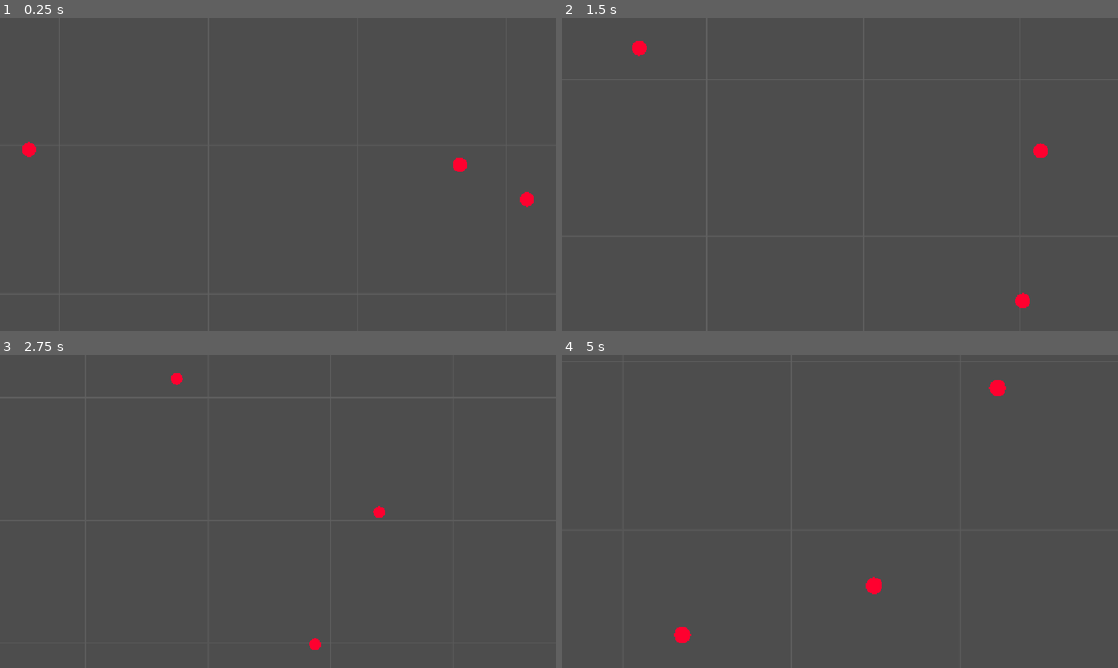
Above: before the commit, frames 1-4 (two rows, left to right).
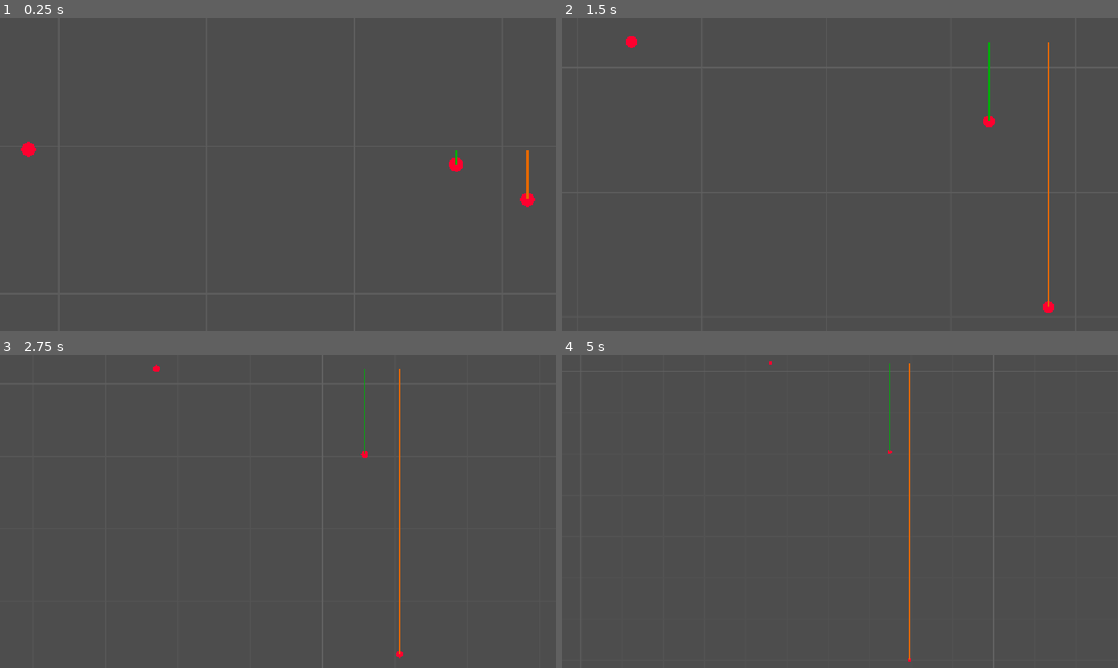
Above: after the commit, the same moments.

Repository: GitCat3/GravSim-godot
Game: Godot game, scene res://Main.tscn
Same seed, same stepped clock (60 frames per second), same inputs: the game is played once before the commit and once after it.
Inputs:
- Up to frame 1 (0.25 s): no input
- Up to frame 2 (1.5 s): no input
- Up to frame 3 (2.75 s): no input
- Up to frame 4 (5 s): no input

The runs differ from the first frame. In frame 1, 0.2% of the frame differs, in the area x 3-97%, y 39-61%; in frame 2, 0.8%, in the area x 11-89%, y 5-95%; in frame 3, 0.5%; in frame 4, 0.7%.
Error after the commit: Cannot call method 'shader_create_from_spirv' on a null value. (res://simulation.gd:11)

Commit message:
added lines behind the stars so you can see their path and also got a start on gpu parallelization, it is very much not working right now though

Diff:
--- a/Main.tscn
+++ b/Main.tscn
@@ -17,16 +17,19 @@
 
 [node name="Star1" parent="Simulation" unique_id=958504080 instance=ExtResource("1_uu6xs")]
 mass = 1000.0
+color_of_line = Color(1.2706519e-05, 0.33922938, 0.9252228, 1)
 
 [node name="Star2" parent="Simulation" unique_id=996531019 instance=ExtResource("1_uu6xs")]
 position = Vector2(600, 0)
 mass = 100.0
 linear_velocity = Vector2(0, 6)
+color_of_line = Color(0, 0.6815381, 0.03919499, 1)
 
 [node name="Star3" parent="Simulation" unique_id=637497554 instance=ExtResource("1_uu6xs")]
 position = Vector2(700, 0)
 mass = 10.0
 linear_velocity = Vector2(0, 20)
+color_of_line = Color(0.8999732, 0.4082145, 0, 1)
 
 [node name="Camera2D" type="Camera2D" parent="." unique_id=213211210 node_paths=PackedStringArray("tracked_nodes")]
 zoom = Vector2(2.29, 2.29)
--- a/Star.tscn
+++ b/Star.tscn
@@ -1,6 +1,7 @@
 [gd_scene format=3 uid="uid://c4qrxfkx1fsi3"]
 
 [ext_resource type="Script" uid="uid://clncaf4tjgqjw" path="res://star.gd" id="1_22467"]
+[ext_resource type="Script" uid="uid://usvh1615wsqh" path="res://line_2d.gd" id="2_gv6bu"]
 
 [sub_resource type="CircleShape2D" id="CircleShape2D_pb32r"]
 
@@ -23,3 +24,7 @@
 material = SubResource("CanvasItemMaterial_1b021")
 scale = Vector2(20, 20)
 mesh = SubResource("SphereMesh_pb32r")
+
+[node name="Line2D" type="Line2D" parent="." unique_id=1621349762]
+width = 3.0
+script = ExtResource("2_gv6bu")
--- /dev/null
+++ b/line_2d.gd
@@ -0,0 +1,7 @@
+extends Line2D
+
+func _ready() -> void:
+	top_level = true
+
+func _process(delta: float) -> void:
+	add_point(get_parent().global_position)
--- a/simulation.gd
+++ b/simulation.gd
@@ -5,11 +5,44 @@
 const GRAVITATIONAL_CONSTANT = 1.0
 var stars: Array[RigidBody2D]
 
+var rd := RenderingServer.create_local_rendering_device()
+var shader_file := load("res://compute_gravity.glsl")
+var shader_spirv: RDShaderSPIRV = shader_file.get_spirv()
+var shader := rd.shader_create_from_spirv(shader_spirv)
+
+
 func _ready() -> void:
 	Engine.time_scale = 15.0
 
 func _physics_process(_delta: float) -> void:
+	var starpositionsandmasses = [PackedFloat32Array(), PackedFloat32Array()]
 	stars.assign(get_children())
+	for i in range(0, len(stars)):
+		starpositionsandmasses[i][0] = stars[i].global_position.x
+		starpositionsandmasses[i][1] = stars[i].global_position.y
+		starpositionsandmasses[i][2] = stars[i].mass
+
+
+	var buffer := rd.storage_buffer_create(starpositionsandmasses.size(), starpositionsandmasses)
+
+	var uniform := RDUniform.new()
+	uniform.uniform_type = RenderingDevice.UNIFORM_TYPE_STORAGE_BUFFER
+	uniform.binding = 0
+	uniform.add_id(buffer)
+	var uniform_set := rd.uniform_set_create([uniform], shader, 0)
+
+	# Create a compute pipeline
+	var pipeline := rd.compute_pipeline_create(shader)
+	var compute_list := rd.compute_list_begin()
+	rd.compute_list_bind_compute_pipeline(compute_list, pipeline)
+	rd.compute_list_bind_uniform_set(compute_list, uniform_set, 0)
+	rd.compute_list_dispatch(compute_list, 5, 1, 1)
+	rd.compute_list_end()
+
+	# Submit to GPU and wait for sync
+	#rd.submit()
+	#rd.sync()
+
 	for star in stars:
 		var m1: float  = star.mass
 		for otherstar in stars:
--- a/star.gd
+++ b/star.gd
@@ -1,10 +1,13 @@
 extends RigidBody2D
 
 var can_merge = true # Prevents both stars from trying to merge at the same time
+@export var color_of_line = Color(1, 1, 1, 1)
 
 func _ready():
 	# Connect the built-in collision signal
 	body_entered.connect(_on_body_entered)
+	var line2d: Line2D = get_node("Line2D")
+	line2d.default_color = color_of_line
 
 func _on_body_entered(body):
 	# Check if the thing we hit is another star and neither has merged yet
Not shown, added: compute_gravity.glsl
Not shown, added: compute_gravity.glsl.import
Not shown, added: line_2d.gd.uid
